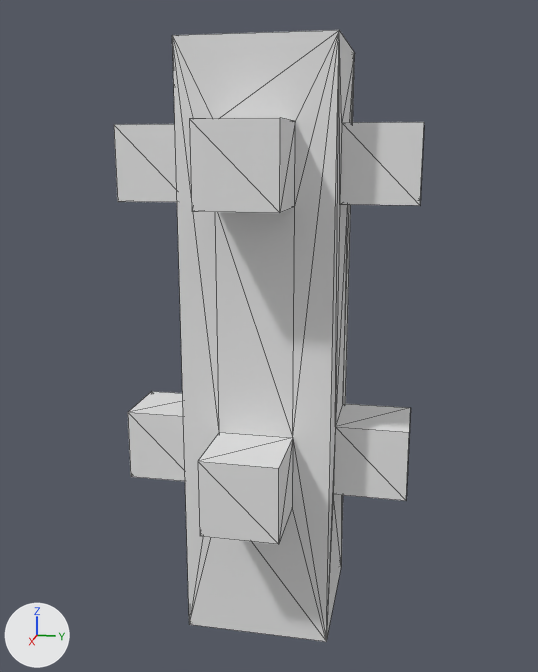
The COLLADA model ThaumAge/Assets/Art/FBX/BlockModelCustom/BlockFenceWoodenBase.dae, before and after one commit.
Both versions are drawn from a 50 mm lens placed at (40.4, 8.0, 26.5), pointed at (-0.1, -0.1, 16.4). Lighting does not change. The marker at lower left points along +X, +Y and +Z. Mesh edges are drawn as thin lines.

In view in the first picture: 'BlockFenceWoodenBase.Merged'.
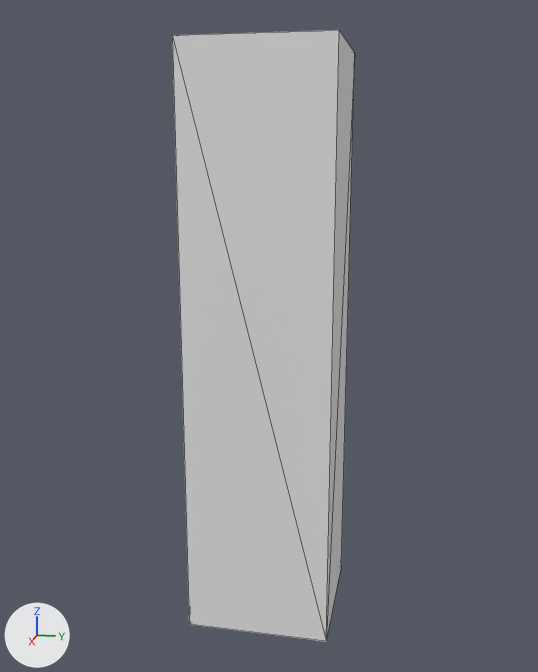
Where the change shows, as pixel boxes [x1, y1, x2, y2] in the pictures (538 x 672 px):
'BlockFenceWoodenBase.Merged', reshaped (41% narrower)
    before: [114, 30, 424, 642]
    after: [172, 30, 355, 642]

The change, as a diff of the scene's bpy script:
```diff
--- a/ThaumAge/Assets/Art/FBX/BlockModelCustom/BlockFenceWoodenBase.dae.py
+++ b/ThaumAge/Assets/Art/FBX/BlockModelCustom/BlockFenceWoodenBase.dae.py
@@ me_plane_tex @@
 # used by ob_blockfencewoodenbase_merged; location = (0.0, 0.0, 0.0)
-me_plane_tex.from_pydata(...)  # 72 vertices, 140 faces; spans x -8.0..8.0, y -8.0..8.0, z 0.0..32.0
+me_plane_tex.from_pydata(...)  # 8 vertices, 12 faces; spans x -4.0..4.0, y -4.0..4.0, z 0.0..32.0
+# me_plane_tex part 1
+# 64 vertices are removed from x -8.0..8.0, y -8.0..8.0, z 8.0..28.0
+# 136 faces are deleted
+# 8 new faces join them
```
